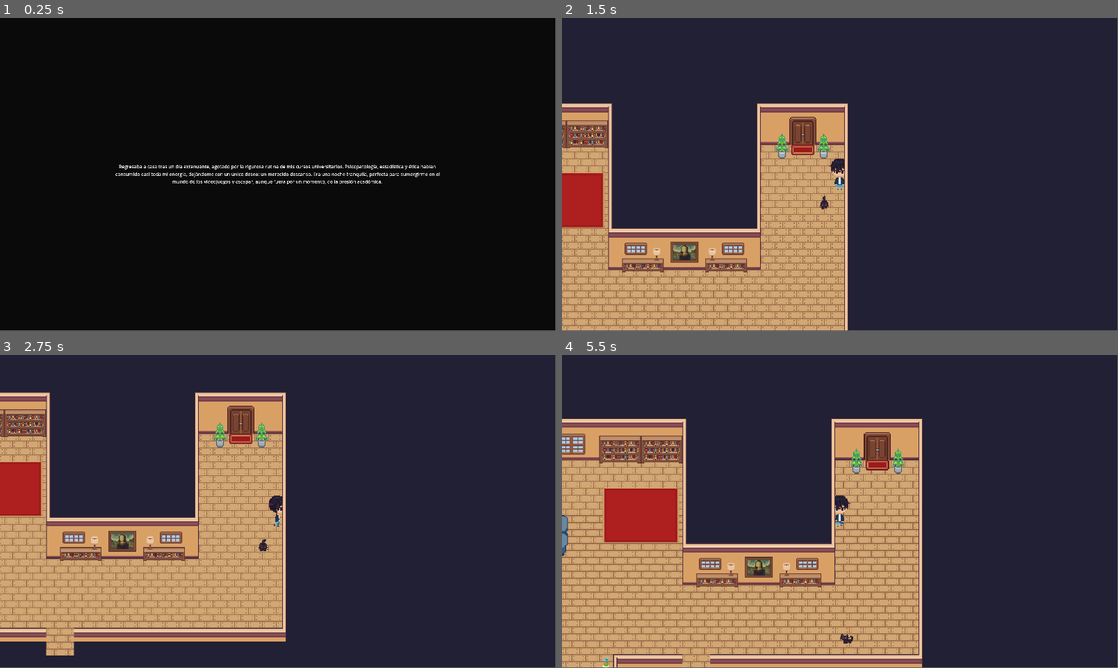
Above: before the commit, frames 1-4 (two rows, left to right).
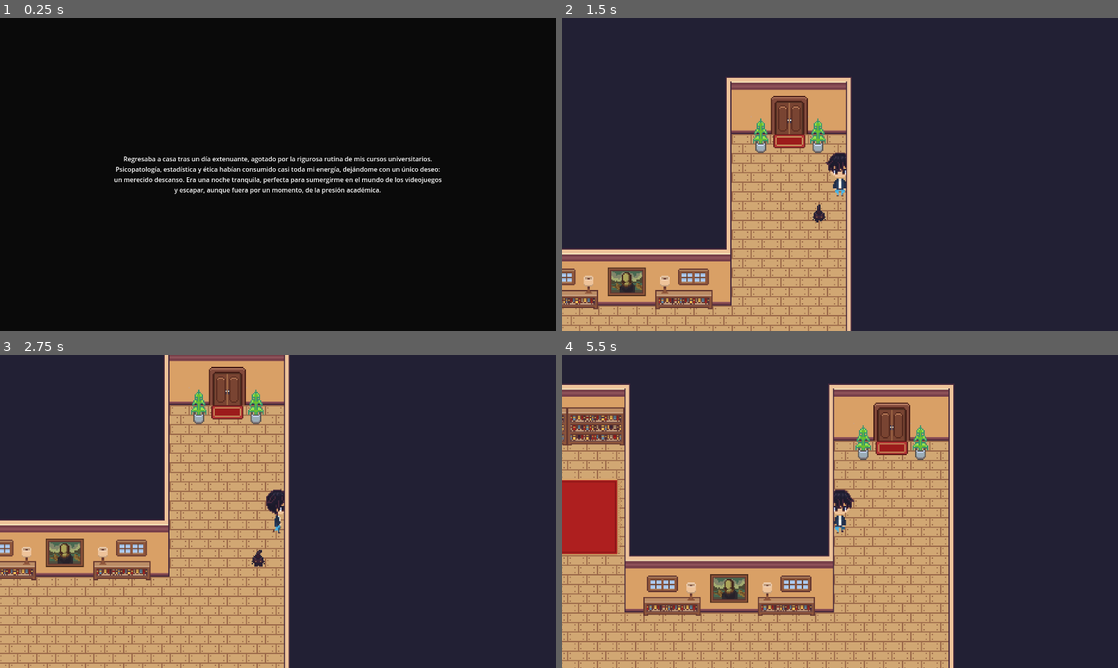
Above: after the commit, the same moments.

Repository: Herrius/Madestra
Game: Godot game, scene res://scenes/level/introduction.tscn
Same seed, same stepped clock (60 frames per second), same inputs: the game is played once before the commit and once after it.
Inputs (mouse positions are in pixels of both pictures, inside the frame that each line leads up to):
- Up to frame 1 (0.25 s): no input
- Up to frame 2 (1.5 s): tap Enter at 0.5 s; move the mouse to (962, 158) at 0.52 s; hold D (right) 0.53-1.28 s; tap E (interact) at 0.6, 1.35 s; click (962, 158) at 0.67 s; move the mouse to (728, 190) at 1.27 s; hold S (down) from 1.28 s (still down)
- Up to frame 3 (2.75 s): move the mouse to (333, 442) at 2.02 s; release S (down) at 2.03 s; hold D (right) from 2.03 s (still down); hold Shift (run) from 2.03 s (still down); tap E (interact) at 2.3 s
- Up to frame 4 (5.5 s): move the mouse to (812, 574) at 2.77 s; release D (right) at 2.78 s; release Shift (run) at 2.78 s; hold W (up) 2.78-3.53 s; tap E (interact) at 2.85, 3.6, 4.55, 5.1 s; click (812, 574) at 2.92 s; move the mouse to (1006, 558) at 3.52 s; hold A (left) 3.53-5.03 s; move the mouse to (673, 464) at 4.27 s; tap Shift (run) at 4.35 s; tap Space at 5 s; move the mouse to (867, 511) at 5.02 s; hold S (down) from 5.03 s (still down); click (867, 511) at 5.17 s
In our replay, the window is 799x449 before the commit and 800x450 after it. These sizes can differ from the game's own. Grey fills any space a smaller window leaves; there, only what the larger window draws over its background counts as a difference.

The runs differ from the first frame. In frame 1, 2.5% of the frame differs, in the area x 20-80%, y 44-57%; in frame 2, 22%; in frame 3, 27%; in frame 4, 35%, in the area x 0-71%, y 9-100%.

Commit message:
adaptable ui,fixed bugs level 1 and 2

Diff:
--- a/assets/styles/ui.tres
+++ b/assets/styles/ui.tres
@@ -17,4 +17,5 @@
 Button/styles/hover = SubResource("StyleBoxFlat_nrant")
 Button/styles/normal = SubResource("StyleBoxFlat_jq7t5")
 Button/styles/pressed = SubResource("StyleBoxFlat_4yy03")
+Label/font_sizes/font_size = 24
 Label/fonts/font = ExtResource("1_clrap")
--- /dev/null
+++ b/globals/label.gd
@@ -0,0 +1,23 @@
+extends Label
+
+# Define los tamaños mínimo y máximo de la fuente
+@export var min_font_size: int = 10
+@export var max_font_size: int = 40
+
+func _ready():
+    # Asegúrate de que el texto se recorta si es necesario
+    update_font_size()
+func _process(delta):
+    update_font_size()
+
+func update_font_size():
+    var current_font_size = max_font_size
+    add_theme_font_size_override("font_size", current_font_size)
+
+    while get_visible_line_count() < get_line_count() and current_font_size > min_font_size:
+        current_font_size -= 1
+        add_theme_font_size_override("font_size", current_font_size)
+
+    if current_font_size < min_font_size:
+        current_font_size = min_font_size
+        add_theme_font_size_override("font_size", current_font_size)
--- a/globals/ui screen.tscn
+++ b/globals/ui screen.tscn
@@ -1,7 +1,9 @@
-[gd_scene load_steps=6 format=3 uid="uid://crpmy6kix4gsu"]
+[gd_scene load_steps=8 format=3 uid="uid://crpmy6kix4gsu"]
 
 [ext_resource type="Script" path="res://scenes/scripts/level 1/blackscreen.gd" id="1_uggd0"]
+[ext_resource type="Theme" uid="uid://bnbkn6fj2m6b" path="res://assets/styles/ui.tres" id="2_evpt8"]
 [ext_resource type="Texture2D" uid="uid://baxvgu1i23do" path="res://scenes/demos/DALL·E 2024-02-26 17.06.42 - Create a pixel art portrait of an incognito character suitable for an RPG dialogue box. The character should be depicted wearing a dark, hooded cloak .webp" id="2_mk6dt"]
+[ext_resource type="Script" path="res://globals/label.gd" id="4_htngs"]
 
 [sub_resource type="Animation" id="Animation_cbwxm"]
 length = 0.001
@@ -90,42 +92,6 @@
 [node name="Blackscreen" type="CanvasLayer"]
 script = ExtResource("1_uggd0")
 
-[node name="ConfirmedAction" type="Panel" parent="."]
-visible = false
-anchors_preset = -1
-anchor_left = 0.395
-anchor_top = 0.389
-anchor_right = 0.605
-anchor_bottom = 0.612
-offset_top = -0.580017
-offset_bottom = -0.140045
-grow_horizontal = 2
-grow_vertical = 2
-
-[node name="Question" type="Label" parent="ConfirmedAction"]
-layout_mode = 0
-offset_left = 61.0
-offset_top = 50.0
-offset_right = 275.0
-offset_bottom = 73.0
-text = "¿Deseas realizar esta tarea?"
-
-[node name="YesButton" type="Button" parent="ConfirmedAction"]
-layout_mode = 0
-offset_left = 178.0
-offset_top = 77.0
-offset_right = 209.0
-offset_bottom = 108.0
-text = "No"
-
-[node name="NoButton" type="Button" parent="ConfirmedAction"]
-layout_mode = 0
-offset_left = 130.0
-offset_top = 77.0
-offset_right = 152.0
-offset_bottom = 108.0
-text = "Si"
-
 [node name="SceenTransitation" type="Control" parent="."]
 visible = false
 layout_mode = 3
@@ -168,44 +134,45 @@
 offset_bottom = -0.320007
 grow_horizontal = 2
 grow_vertical = 0
-size_flags_horizontal = 8
 
-[node name="ColorRect" type="ColorRect" parent="dialogo"]
+[node name="HBoxContainer" type="HBoxContainer" parent="dialogo"]
 layout_mode = 1
 anchors_preset = -1
 anchor_right = 1.0
-anchor_bottom = 1.0
-offset_left = 32.0
-offset_right = -32.0
-grow_horizontal = 2
-grow_vertical = 2
+anchor_bottom = 0.993
+offset_bottom = 0.839005
+theme_override_constants/separation = 0
+
+[node name="TextureRect" type="TextureRect" parent="dialogo/HBoxContainer"]
+layout_mode = 2
+texture = ExtResource("2_mk6dt")
+expand_mode = 2
+
+[node name="ColorRect" type="ColorRect" parent="dialogo/HBoxContainer"]
+layout_mode = 2
+size_flags_horizontal = 3
 color = Color(0.0901961, 0.0901961, 0.0901961, 1)
 
-[node name="Label" type="Label" parent="dialogo/ColorRect"]
+[node name="Label" type="Label" parent="dialogo/HBoxContainer/ColorRect"]
 layout_mode = 1
 anchors_preset = -1
-anchor_left = 0.12
-anchor_right = 1.0
-anchor_bottom = 1.0
-offset_left = -8.32001
-offset_top = 16.0
-offset_right = -16.0
-offset_bottom = -17.0
+anchor_left = 0.008
+anchor_top = 0.035
+anchor_right = 0.993
+anchor_bottom = 0.954
+offset_left = 0.191999
+offset_top = -0.0900002
+offset_right = 0.581909
+offset_bottom = 0.0039978
+grow_horizontal = 2
+grow_vertical = 0
+theme = ExtResource("2_evpt8")
+theme_override_font_sizes/font_size = 0
 text = "Lorem Ipsum is simply dummy text of the printing and typesetting industry. Lorem Ipsum has been the industry's  …(464 unchanged characters)…
-autowrap_mode = 1
-
-[node name="TextureRect" type="TextureRect" parent="dialogo"]
-layout_mode = 1
-anchors_preset = -1
-anchor_left = 0.05
-anchor_right = 1.0
-anchor_bottom = 1.0
-offset_left = -48.0
-offset_right = -1408.0
-grow_horizontal = 0
-grow_vertical = 2
-texture = ExtResource("2_mk6dt")
-expand_mode = 1
+vertical_alignment = 1
+autowrap_mode = 2
+clip_text = true
+script = ExtResource("4_htngs")
 
 [node name="Timer" type="Timer" parent="."]
 wait_time = 2.0
@@ -216,6 +183,4 @@
 "": SubResource("AnimationLibrary_2kbpm")
 }
 
-[connection signal="pressed" from="ConfirmedAction/YesButton" to="." method="_on_btn_no_pressed"]
-[connection signal="pressed" from="ConfirmedAction/NoButton" to="." method="_on_btn_si_pressed"]
 [connection signal="timeout" from="Timer" to="." method="_on_timer_timeout"]
--- a/project.godot
+++ b/project.godot
@@ -22,8 +22,8 @@
 
 [display]
 
-window/size/viewport_width=1920
-window/size/viewport_height=1080
+window/size/viewport_width=1400
+window/size/viewport_height=788
 
 [input]
 
--- a/scenes/scripts/level 1/blackscreen.gd
+++ b/scenes/scripts/level 1/blackscreen.gd
@@ -4,17 +4,14 @@
 #0:Vector2(608,99)
 var i:int=0
 var contador:int=0
+@export var task_list: int = 0
 
-func _on_btn_si_pressed():
-    $ConfirmedAction.visible = false
+func _on_timer_timeout(text):
     $SceenTransitation.visible = true
+    $SceenTransitation/ResultScreen/ResultLabel.text=text
     # Aquí puedes añadir más lógica, como iniciar una animación o un temporizador para ocultar la pantalla de resultado
     $Timer.start()
-
-func _on_btn_no_pressed():
-    $ConfirmedAction.visible = false
-
-func _on_timer_timeout():
+    await $Timer.timeout
     $SceenTransitation.visible = false
 
 func change_scene(target: String) -> void:
--- a/scenes/scripts/level 1/floor1.gd
+++ b/scenes/scripts/level 1/floor1.gd
@@ -1,6 +1,6 @@
 extends Node2D
 
-@export var task_list: int = 0
+
 var player_in_task: bool = false
 var current_area: String = ""
 var botar_done: bool = false  # Indicador de tarea de trapear completada
@@ -20,7 +20,7 @@
 func handle_interaction():
     match current_area:
         "pass2level":
-            if task_list < 3:  # Asumiendo que hay 3 tareas a completar
+            if UiScreen.task_list < 3:  # Asumiendo que hay 3 tareas a completar
                 retreat_player(current_area)
         "lavaderoarea2":
             if player_in_task and not lavadero_done:
@@ -66,7 +66,7 @@
 func dialoge(text_screen):
     var tween = create_tween()
     UiScreen.get_node("dialogo").visible = true
-    UiScreen.get_node("dialogo/ColorRect/Label").text = text_screen
+    UiScreen.get_node("dialogo/HBoxContainer/ColorRect/Label").text = text_screen
     tween.tween_property($Player,"speed",0,0)
 
 func show_pass2level_dialogue():
@@ -86,17 +86,17 @@
 
 
 func perform_task(text_screen):
-    UiScreen.get_node("ConfirmedAction").visible = true
-    UiScreen.get_node("SceenTransitation/ResultScreen/ResultLabel").text = text_screen
-    task_list += 1
+    UiScreen._on_timer_timeout(text_screen)
+    UiScreen.task_list += 1
     $Player.speed=0
     $Timer.start()
+
 
 # Funciones para manejar la entrada y salida de áreas
 func _on_pass_2_level_body_entered(body):
     if body.name == "Player":
         current_area = "pass2level"
-        if task_list>=  3:
+        if UiScreen.task_list >=  3:
             $house/pass2level/CollisionShape2D.call_deferred("set", "disabled", true)
         else:
             show_pass2level_dialogue()
--- a/scenes/scripts/level 2/floor2.gd
+++ b/scenes/scripts/level 2/floor2.gd
@@ -19,7 +19,10 @@
             $Player.position=Vector2(1034,177)
             $Timer.start()
         "computerGame":
-            UiScreen.change_scene("res://scenes/level/level 3.1 curse.tscn")
+            if $Player.carrying_cat:
+                dialoge("No play a videogame holding Sombra")
+            else:
+                UiScreen.change_scene("res://scenes/level/level 3.1 curse.tscn")
         "catSleep":
             if $Player.carrying_cat:
                 $Player.carrying_cat=false
@@ -65,6 +68,16 @@
     if body.name == "Player":
         current_area = "catSleep"
 
+func dialoge(text_screen):
+    var tween = create_tween()
+
+    if UiScreen.get_node("dialogo").visible:
+        UiScreen.get_node("dialogo").visible = false
+        tween.tween_property($Player,"speed",100,0)
+    else:
+        UiScreen.get_node("dialogo").visible = true
+        UiScreen.get_node("dialogo/HBoxContainer/ColorRect/Label").text = text_screen
+        tween.tween_property($Player,"speed",0,0)
 
 func _on_timer_timeout():
      $Player.speed=100
